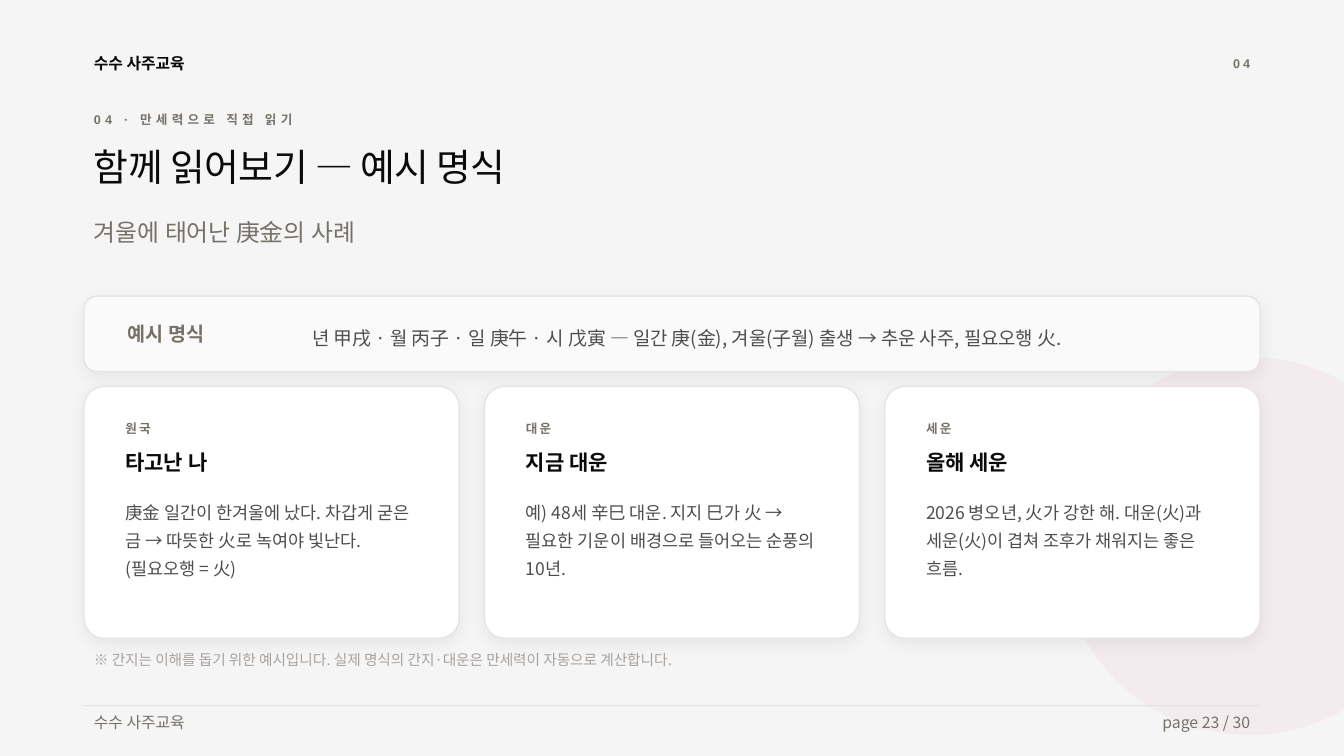
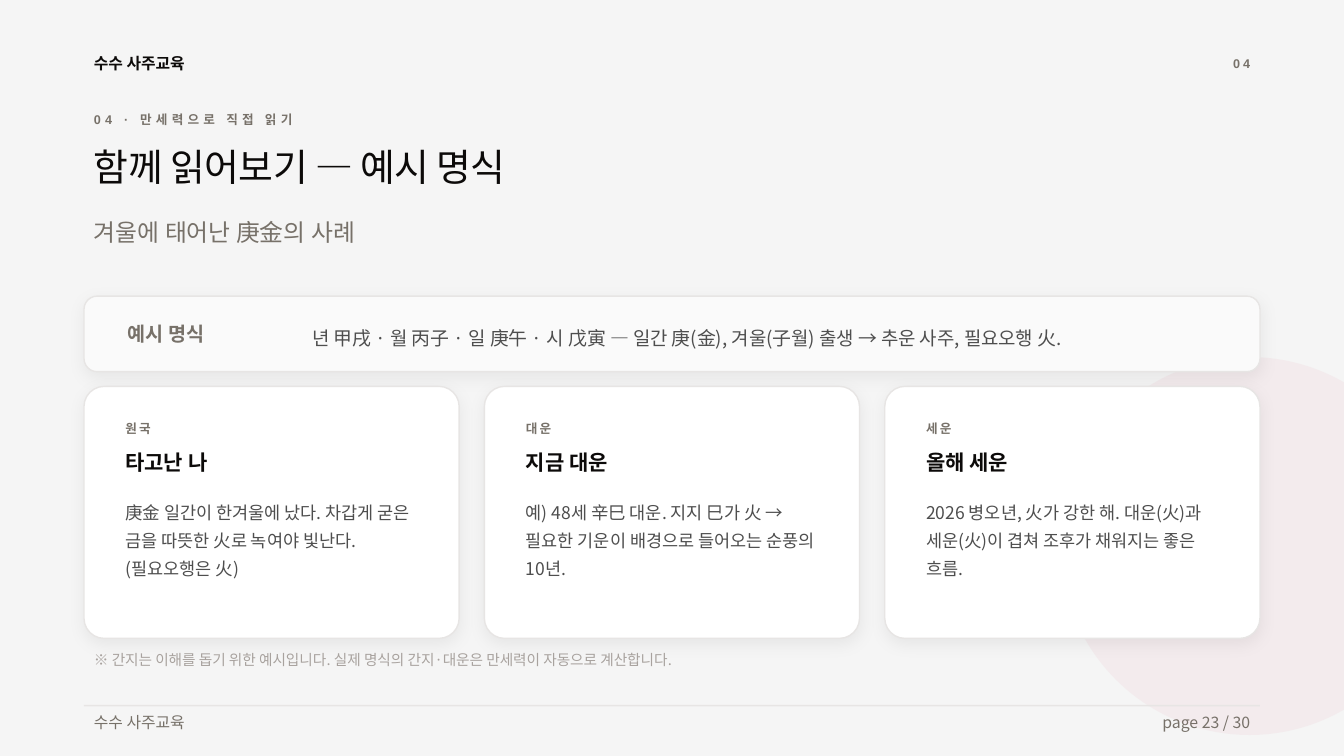
Before and after one commit to capshinsmg-blip/saju_youth, a slide deck: slide 23 of 사주교육_2회차.pptx. Drawn at 1344x756 pixels with LibreOffice and Linux fonts; fonts in the diff are those of the drawing. Boxes give left, top, right and bottom in pixels: in the first picture for what was removed or moved away, otherwise in the second. Text is boxed around its words. In the diff, an @@ line names an element or a change of style, - is before the commit and + after.

```diff
--- a/사주교육_2회차.pptx
+++ b/사주교육_2회차.pptx
@@ text at <box>125,504,410,579</box>: text changed @@
-庚金 일간이 한겨울에 났다. 차갑게 굳은 금 → 따뜻한 火로 녹여야 빛난다. (필요오행 = 火)
+庚金 일간이 한겨울에 났다. 차갑게 굳은 금을 따뜻한 火로 녹여야 빛난다. (필요오행은 火)
```
Also in this commit, not shown: 2 other slides changed.
